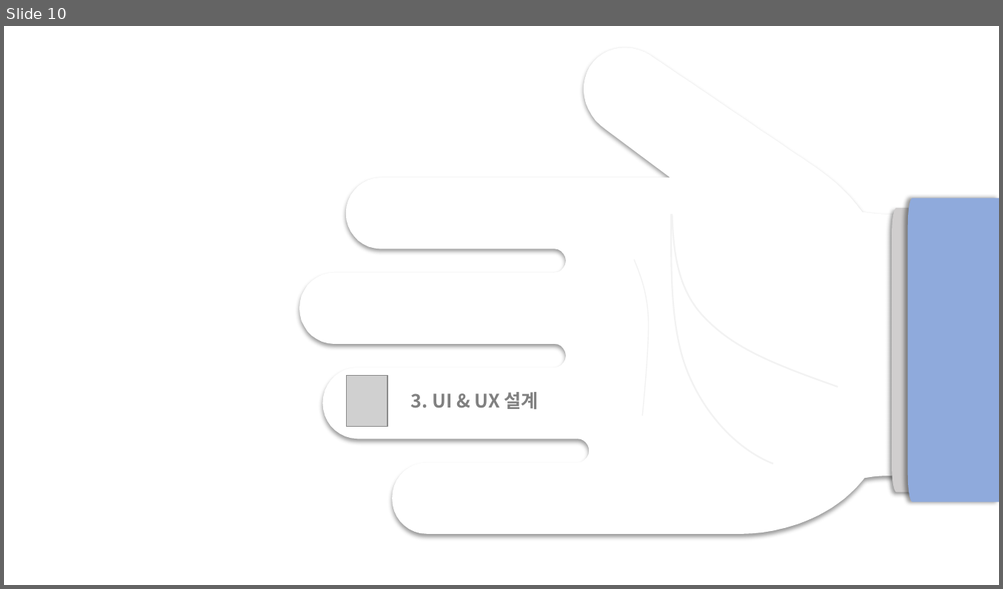
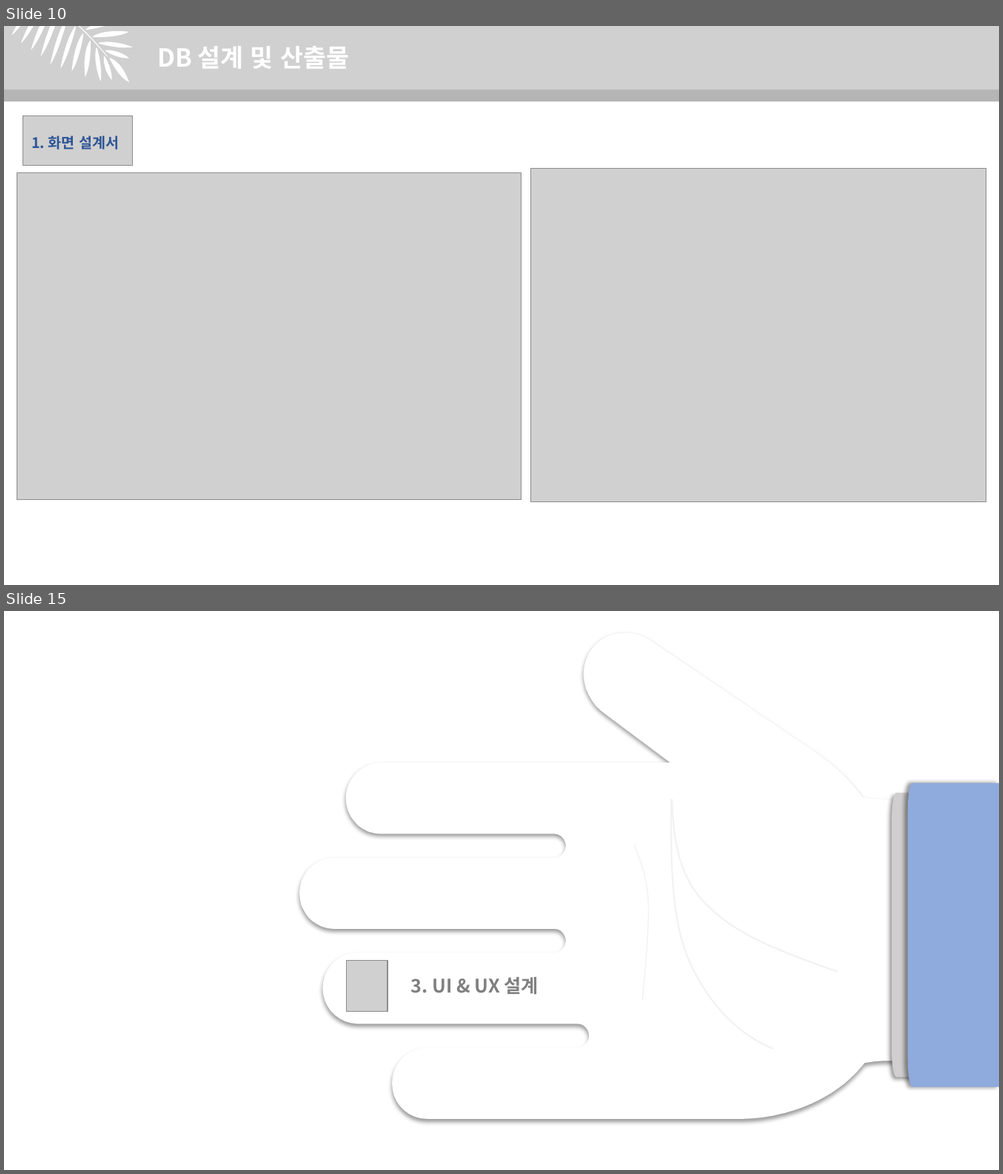
Before and after one commit to juhyeonjong2/EzenCompany, a slide deck: Documents/8. 발표/1. 중간발표/중간발표.pptx. Shown one above the other, each under a label of ours: slide 10 before the commit, slides 10 and 15 after it; the slides between them are not shown. The pictures are 1003x589 and 1003x1174 pixels, drawn with LibreOffice and Linux fonts; fonts in the diff are those of the drawing; grey boxes stand for pictures. Boxes give left, top, right and bottom in pixels: in the first picture for what was removed or moved away, otherwise in the second. Text is boxed around its words. In the diff, an @@ line names an element or a change of style, - is before the commit and + after.

```diff
--- a/Documents/8. 발표/1. 중간발표/중간발표.pptx
+++ b/Documents/8. 발표/1. 중간발표/중간발표.pptx
@@ slide 10 added at <box>4,26,999,585</box>, background #FFFFFF @@
@@ rectangle added at <box>4,27,999,101</box>, fill #84EBFC @@
@@ picture added at <box>4,26,999,101</box>, 24 pt, text #FFFFFF, bold @@
+      DB 설계 및 산출물
@@ freeform shape added at <box>4,26,132,82</box>, fill #FFFFFF @@
@@ rectangle added at <box>4,90,999,102</box>, fill #000000 at 13% opacity @@
@@ rectangle added at <box>4,102,999,105</box>, fill #FFFFFF @@
@@ picture added at <box>23,116,133,167</box> @@
@@ text added at <box>31,136,119,150</box>, 14 pt, text #2F5597, bold @@
+1. 화면 설계서
@@ picture added at <box>17,173,521,500</box> @@
@@ picture added at <box>531,169,986,503</box> @@
@@ what was slide 10 is now slide 15 @@
```
Also in this commit, not shown: 9 slides changed, 4 other slides added.
